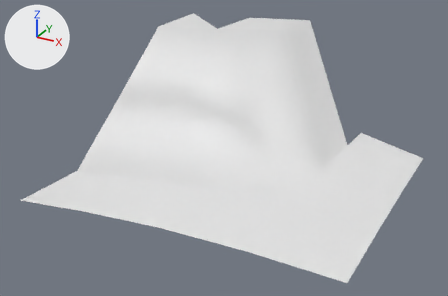
An edit to the OBJ model models/areas/fields_risen/grass_1_-3.obj, drawn before and after from the same camera.
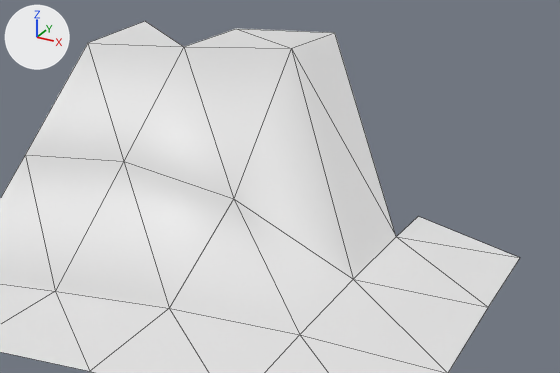
Old and new are each drawn whole from a 50 mm camera at (86.1, 48.6, 22.4) aimed at (63.8, 89.1, 2.2) and again close up on the part from 23% to 100% of the width and 0% to 77% of the height. Arrows for +X, +Y and +Z are at upper left; the lights stay in place. The older version's two pictures come first. The close-ups show mesh edges as thin lines. Where no turn or scale is listed for an object, it has been applied to the vertices. Vertices at exactly the same position are counted once.

Names of what the first close-up shows: 'grass_1_-3'.
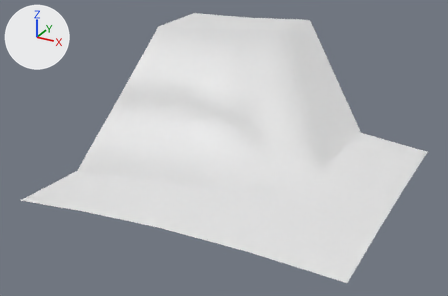
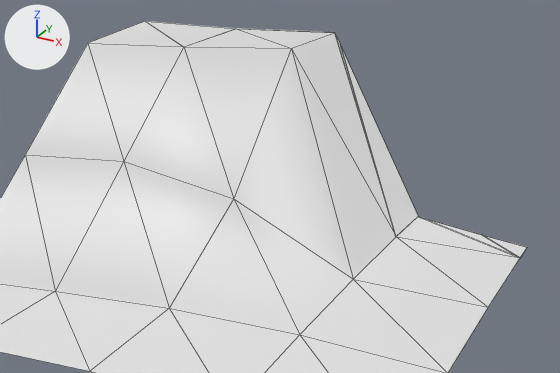
Location of each change, [x1, y1, x2, y2] in pixels of the close-ups (560 x 373 px):
'grass_1_-3', reshaped: before [0, 21, 520, 373]; after [0, 21, 527, 373]
part 1 of me_grass_1__3, added: after [146, 21, 527, 258]

Patch to the scene script:
```diff
--- a/models/areas/fields_risen/grass_1_-3.obj.py
+++ b/models/areas/fields_risen/grass_1_-3.obj.py
@@ me_grass_1__3 @@
 # used by ob_grass_1__3; location = (0.0, 0.0, 0.0)
 # verts and faces of me_grass_1__3; kept vertices keep their numbers, new ones are numbered from 24
 # before: 0 (52.0, 104.0, 9.3) at pixel (145, 21), 2 (58.5, 97.5, 9.6) at pixel (183, 46), 3 (58.5, 104.0, 9.5) at pixel (236, 28), 9 (71.5, 97.5, 0.8) at pixel (396, 236), 11 (78.0, 97.5, 1.0) at pixel (520, 257)
 # before: 22 (65.0, 103.7, 9.9) at pixel (334, 32), 23 (71.5, 101.5, 0.6) at pixel (418, 216)
-me_grass_1__3.from_pydata(...)  # 24 vertices, 29 faces; spans x 52.0..78.0, y 78.0..104.0, z -0.7..10.3
+me_grass_1__3.from_pydata(...)  # 45 vertices, 41 faces; spans x 52.0..78.0, y 78.0..104.0, z -0.7..10.3
+# me_grass_1__3 part 1
+verts[24] = (64.2, 104.0, 9.9)  # pixel (324, 31)
+verts[25] = (65.4, 103.6, 9.3)  # pixel (340, 44)
+verts[26] = (75.4, 100.1, 0.8)  # pixel (481, 234)
+verts[27] = (78.0, 99.2, 0.9)  # pixel (527, 247)
+verts[28] = (52.0, 104.0, 9.3)  # pixel (145, 21)
+verts[29] = (58.5, 104.0, 9.5)  # pixel (236, 28)
+verts[30] = (58.5, 97.5, 9.6)  # pixel (183, 47)
+verts[31] = (58.5, 104.0, 9.5)  # pixel (236, 28)
+verts[32] = (64.2, 104.0, 9.8)  # pixel (324, 31)
+verts[33] = (65.0, 103.7, 9.9)  # pixel (334, 32)
+verts[34] = (65.0, 103.7, 9.9)  # pixel (334, 32)
+verts[35] = (65.4, 103.6, 9.3)  # pixel (340, 44)
+verts[36] = (71.5, 97.5, 0.8)  # pixel (395, 236)
+verts[37] = (65.4, 103.6, 9.3)  # pixel (340, 44)
+verts[38] = (71.5, 101.5, 0.6)  # pixel (418, 216)
+verts[39] = (71.5, 101.5, 0.6)  # pixel (418, 216)
+verts[40] = (75.4, 100.1, 0.8)  # pixel (481, 234)
+verts[41] = (78.0, 97.5, 1.0)  # pixel (520, 258)
+verts[42] = (75.4, 100.1, 0.8)  # pixel (481, 234)
+verts[43] = (78.0, 99.2, 0.9)  # pixel (527, 247)
+verts[44] = (78.0, 97.5, 1.0)  # pixel (520, 258)
+faces += [(0, 2, 3), (3, 22, 24), (9, 25, 22), (9, 23, 25), (11, 26, 23), (11, 27, 26)]
+faces += [(28, 29, 30), (31, 32, 33), (34, 35, 36), (36, 37, 38), (39, 40, 41), (42, 43, 44)]
```
